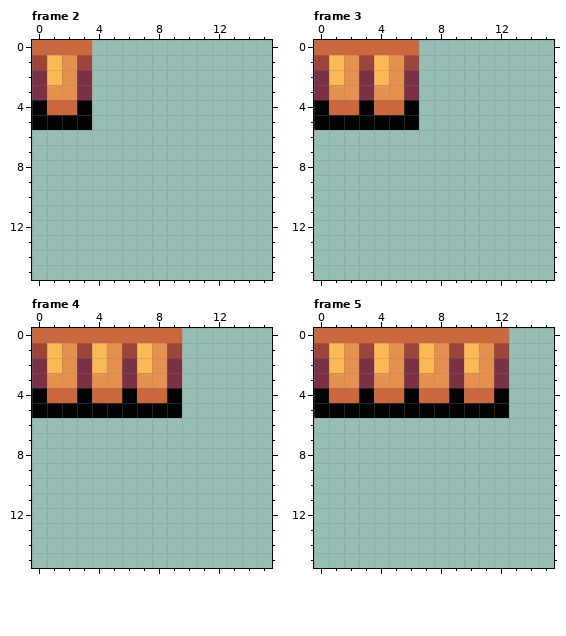
Pixel-art file, stored at graphics/enemy_hp_bar.aseprite. The picture above was drawn from the file before the commit.
16x16 pixels, 6 frames. Shown: frame 2, frame 3, frame 4, frame 5. The commit also changed other frames, which this record leaves out.
Once edited:
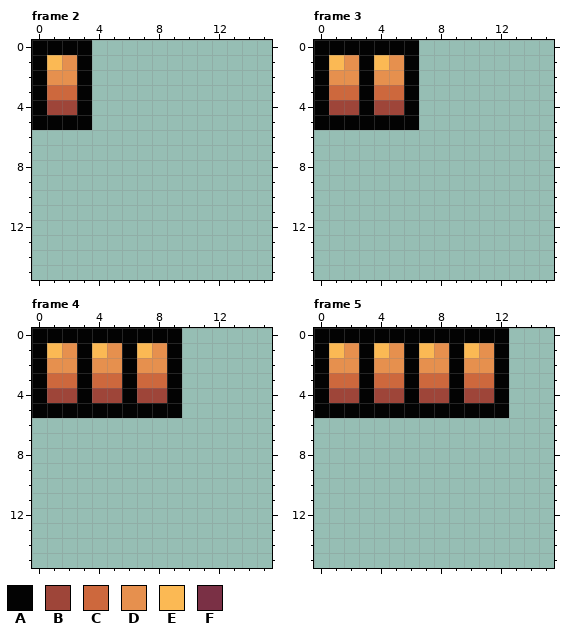
Palette (. is transparent): A #030303  B #9e4539  C #cd683d  D #e6904e  E #fbb954  F #7a3045
What changed:
--- frame 2
@@ x 0..5 @@
- 0 CCCC..
- 1 BEDB..
- 2 FEDF..
- 3 FDDF..
- 4 ACCA..
+ 0 AAAA..
+ 1 AEDA..
+ 2 ADDA..
+ 3 ACCA..
+ 4 ABBA..
  5 AAAA..
--- frame 3
@@ x 0..8 @@
- 0 CCCCCCC..
- 1 BEDBEDB..
- 2 FEDFEDF..
- 3 FDDFDDF..
- 4 ACCACCA..
+ 0 AAAAAAA..
+ 1 AEDAEDA..
+ 2 ADDADDA..
+ 3 ACCACCA..
+ 4 ABBABBA..
  5 AAAAAAA..
--- frame 4
@@ x 0..15 @@
- 0 CCCCCCCCCC......
- 1 BEDBEDBEDB......
- 2 FEDFEDFEDF......
- 3 FDDFDDFDDF......
- 4 ACCACCACCA......
+ 0 AAAAAAAAAA......
+ 1 AEDAEDAEDA......
+ 2 ADDADDADDA......
+ 3 ACCACCACCA......
+ 4 ABBABBABBA......
  5 AAAAAAAAAA......
--- frame 5
@@ x 0..15 @@
- 0 CCCCCCCCCCCCC...
- 1 BEDBEDBEDBEDB...
- 2 FEDFEDFEDFEDF...
- 3 FDDFDDFDDFDDF...
- 4 ACCACCACCACCA...
+ 0 AAAAAAAAAAAAA...
+ 1 AEDAEDAEDAEDA...
+ 2 ADDADDADDADDA...
+ 3 ACCACCACCACCA...
+ 4 ABBABBABBABBA...
  5 AAAAAAAAAAAAA...
Where, in picture pixels (left, top, right, bottom), the same in both pictures:
changed: (32, 40, 92, 115)
changed: (314, 40, 419, 115)
changed: (32, 328, 182, 403)
changed: (314, 328, 509, 403)
